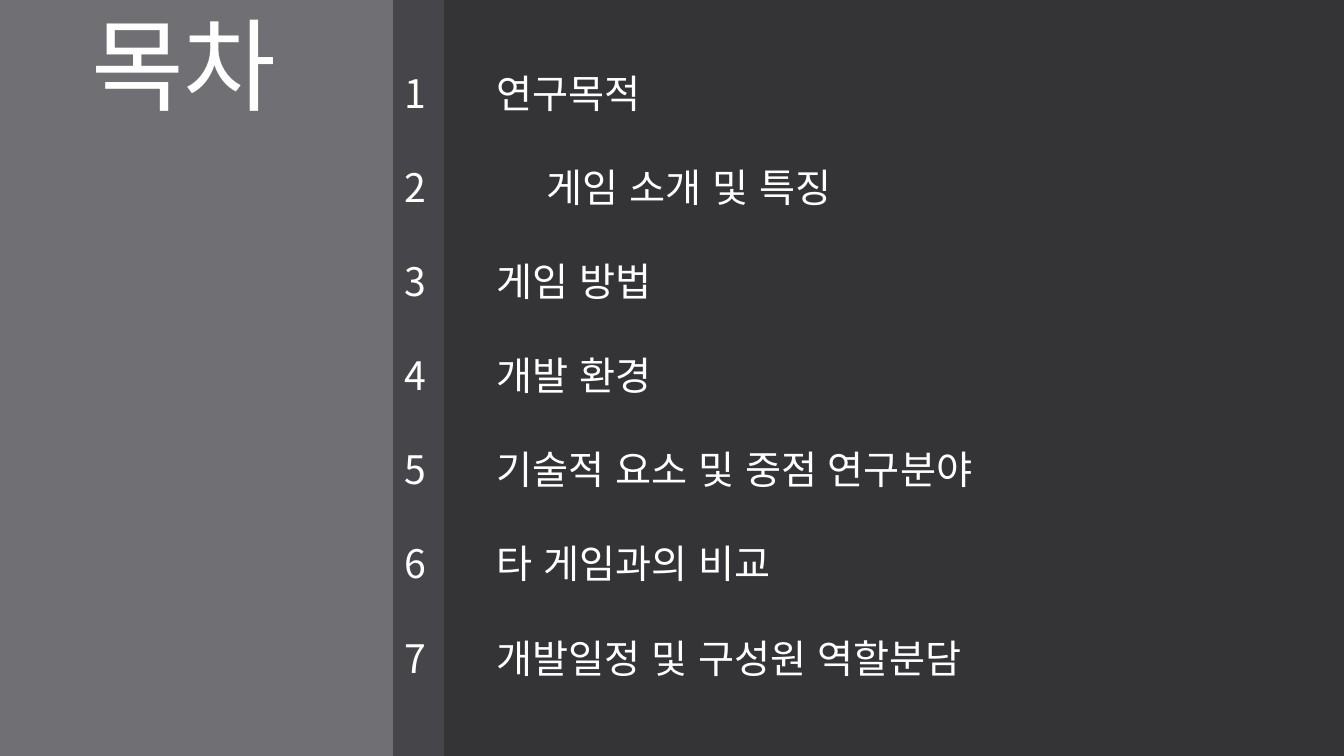
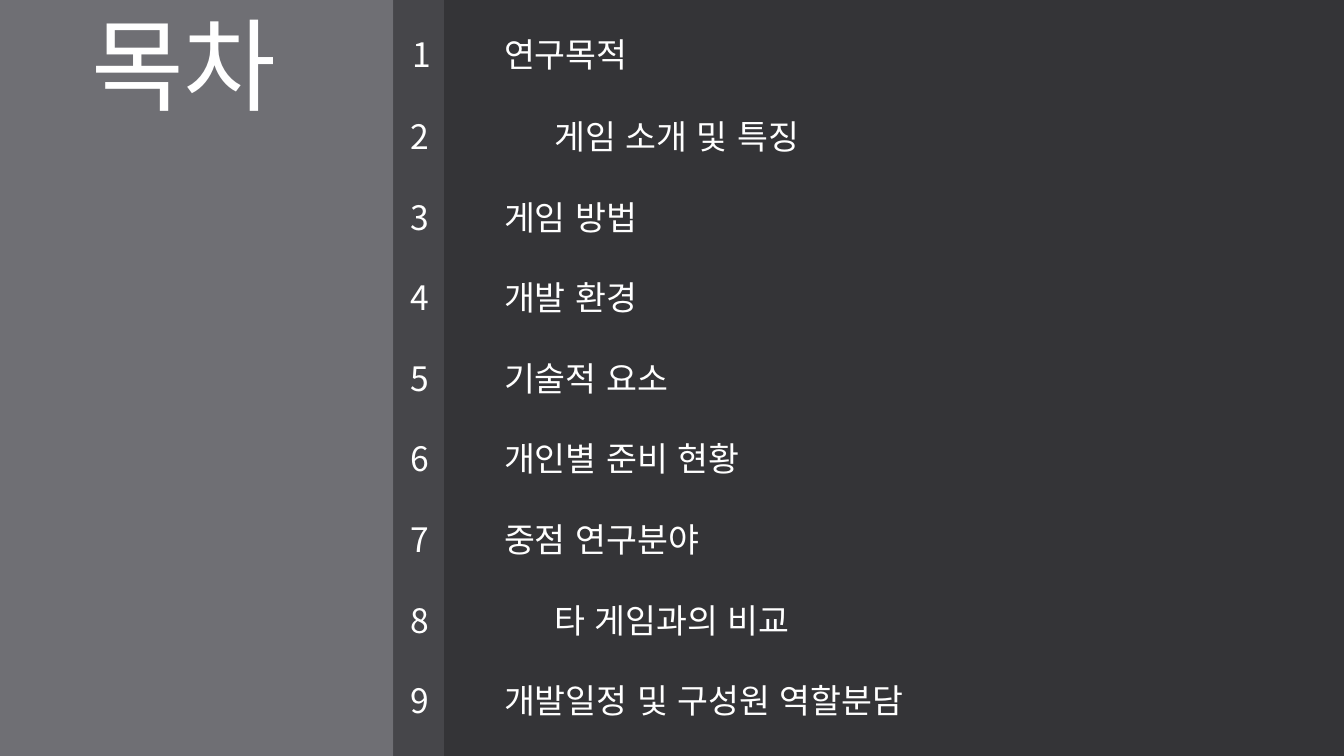
Before and after one commit to LEGO0937/Our_Project, a slide deck: slide 2 of 기획단계/졸작 제안서_α.pptx. Drawn at 1344x756 pixels with LibreOffice and Linux fonts; fonts in the diff are those of the drawing. Boxes give left, top, right and bottom in pixels: in the first picture for what was removed or moved away, otherwise in the second. Text is boxed around its words. In the diff, an @@ line names an element or a change of style, - is before the commit and + after.

```diff
--- a/기획단계/졸작 제안서_α.pptx
+++ b/기획단계/졸작 제안서_α.pptx
@@ text "1 연구목적": place and size @@
-text "1 연구목적" at (404, 75, 972, 676)
+text "1 연구목적" at (411, 39, 904, 716)
@@ text at (411, 39, 799, 313): size 28 to 24 pt in "1 연구목적", "2 게임 소개 및 특징", "3 게임 방법", "4 개발 환경" @@
@@ text at (411, 363, 904, 716): text changed; size 28 to 24 pt @@
-5 기술적 요소 및 중점 연구분야
-6 타 게임과의 비교
-7 개발일정 및 구성원 역할분담
+5 기술적 요소
+6 개인별 준비 현황
+7 중점 연구분야
+8 타 게임과의 비교
+9 개발일정 및 구성원 역할분담
```
Also in this commit, not shown: 4 other slides changed, 2 slides added.
